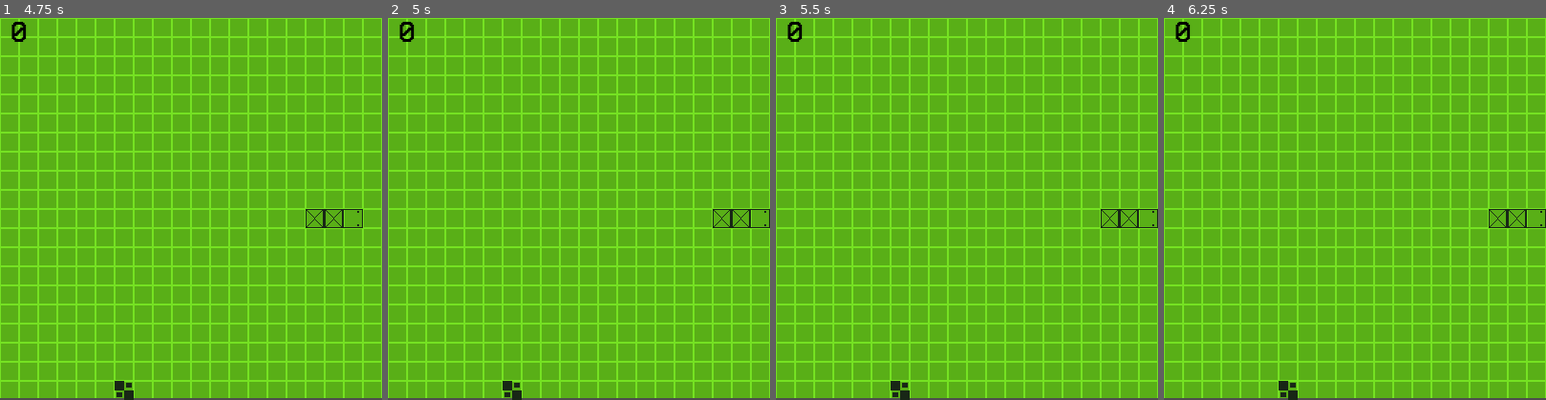
Above: before the commit, frames 1-4 (left to right).
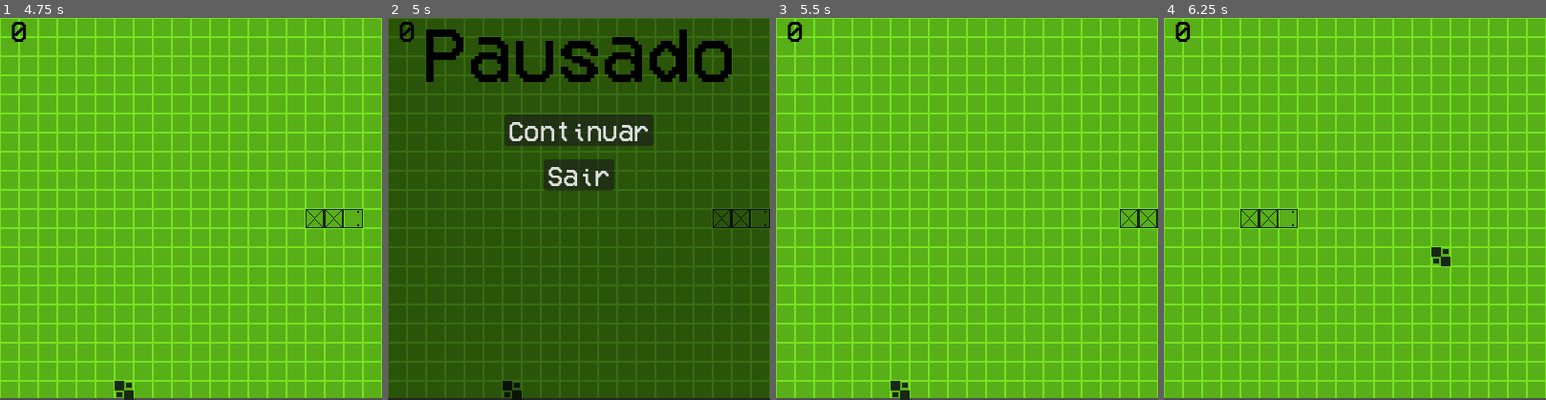
Above: after the commit, the same moments.

Repository: adrianofelix019/retro-snake-game
Game: Godot game, scene res://scenes/menu.tscn
The game is run twice, just before and just after one commit, with the same random seed, the same clock (stepped at 60 frames per second) and the same inputs. Sound files missing from this copy of the repository are replaced by a short silence.
Inputs (mouse positions are in pixels of both pictures, inside the frame that each line leads up to):
- Up to frame 1 (4.75 s): click "Start" at 0.5 s; hold Right (ui_right) 1.28-2.03 s; hold Down (ui_down) 2.03-2.78 s; hold Right (ui_right) 2.78-3.53 s; hold Up (ui_up) 3.53-4.28 s; hold Left (ui_left) from 4.28 s (still down)
- Up to frame 2 (5 s): keep holding Left (ui_left); tap P (pause) at 4.9 s
- Up to frame 3 (5.5 s): release Left (ui_left) at 5 s; click (967, 128) at 5 s, where only the run after the commit has a clickable "Continuar"
- Up to frame 4 (6.25 s): tap Enter at 5.75 s; hold Left (ui_left) from 5.78 s (still down)

Frame 1 is identical in both runs. In frame 2, 100% of the frame differs, in the area x 0-100%, y 0-100%; in frame 3, 0.1%; in frame 4, 0.7%.

Commit message:
add pause menu

Diff:
--- a/scenes/main_game.tscn
+++ b/scenes/main_game.tscn
@@ -62,5 +62,73 @@
 stream = ExtResource("8_70vka")
 volume_db = -14.39
 
+[node name="PauseMenu" type="CanvasLayer" parent="." unique_id=300067051]
+visible = false
+
+[node name="Control" type="Control" parent="PauseMenu" unique_id=196652685]
+layout_mode = 3
+anchors_preset = 15
+anchor_right = 1.0
+anchor_bottom = 1.0
+grow_horizontal = 2
+grow_vertical = 2
+
+[node name="ColorRect" type="ColorRect" parent="PauseMenu" unique_id=1459520288]
+anchors_preset = 15
+anchor_right = 1.0
+anchor_bottom = 1.0
+grow_horizontal = 2
+grow_vertical = 2
+color = Color(0, 0, 0, 0.5176471)
+
+[node name="Label" type="Label" parent="PauseMenu" unique_id=751717135]
+anchors_preset = 5
+anchor_left = 0.5
+anchor_right = 0.5
+offset_left = -65.5
+offset_right = 65.5
+offset_bottom = 29.0
+grow_horizontal = 2
+size_flags_horizontal = 4
+theme_override_colors/font_color = Color(0, 0, 0, 1)
+theme_override_fonts/font = ExtResource("5_ipu61")
+theme_override_font_sizes/font_size = 80
+text = "Pausado"
+horizontal_alignment = 1
+
+[node name="ContinueButton" type="Button" parent="PauseMenu" unique_id=1888227620]
+anchors_preset = 8
+anchor_left = 0.5
+anchor_top = 0.5
+anchor_right = 0.5
+anchor_bottom = 0.5
+offset_left = -78.0
+offset_top = -99.0
+offset_right = 78.0
+offset_bottom = -66.0
+grow_horizontal = 2
+grow_vertical = 2
+theme_override_fonts/font = ExtResource("5_ipu61")
+theme_override_font_sizes/font_size = 28
+text = "Continuar"
+
+[node name="QuitButton" type="Button" parent="PauseMenu" unique_id=762260819]
+anchors_preset = 8
+anchor_left = 0.5
+anchor_top = 0.5
+anchor_right = 0.5
+anchor_bottom = 0.5
+offset_left = -37.0
+offset_top = -52.0
+offset_right = 37.0
+offset_bottom = -19.0
+grow_horizontal = 2
+grow_vertical = 2
+theme_override_fonts/font = ExtResource("5_ipu61")
+theme_override_font_sizes/font_size = 28
+text = "Sair"
+
 [connection signal="timeout" from="GameTick" to="." method="_on_game_tick_timeout"]
 [connection signal="finished" from="DeathSound" to="." method="_on_death_sound_finished"]
+[connection signal="pressed" from="PauseMenu/ContinueButton" to="." method="_on_continue_button_pressed"]
+[connection signal="pressed" from="PauseMenu/QuitButton" to="." method="_on_quit_button_pressed"]
--- a/scripts/main_game.gd
+++ b/scripts/main_game.gd
@@ -151,9 +151,11 @@
 func handle_pause() -> void:
 	is_paused = not is_paused
 	if is_paused:
+		$PauseMenu.visible = true
 		$GameTick.stop()
 	else:
 		$GameTick.start()
+		$PauseMenu.visible = false
 
 
 func play_death_sound() -> void:
@@ -186,3 +188,11 @@
 func _on_death_sound_finished() -> void:
 	get_tree().reload_current_scene()
 	$BGM.play()
+
+
+func _on_continue_button_pressed() -> void:
+	handle_pause()
+
+
+func _on_quit_button_pressed() -> void:
+	get_tree().quit()
